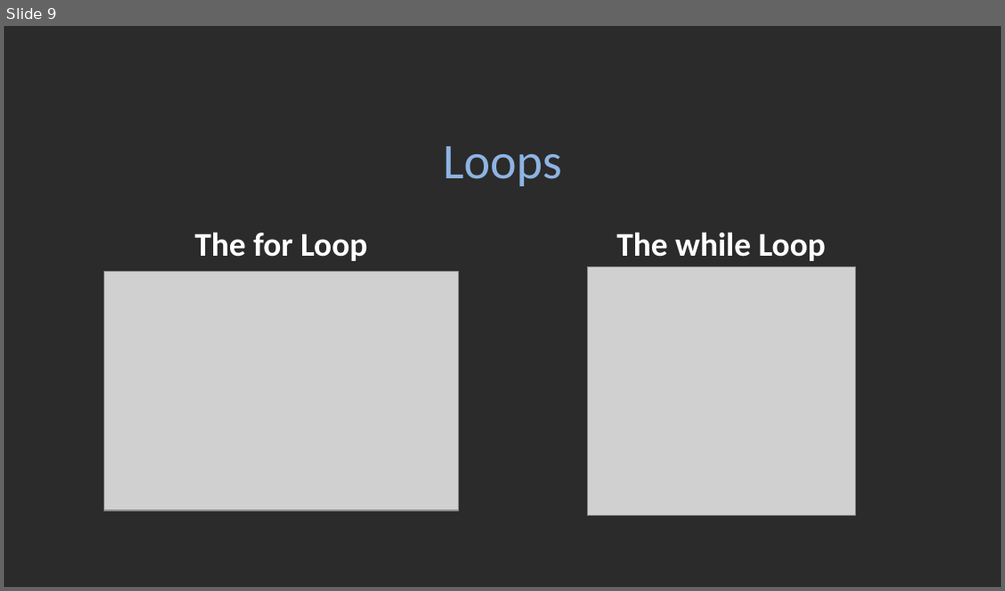
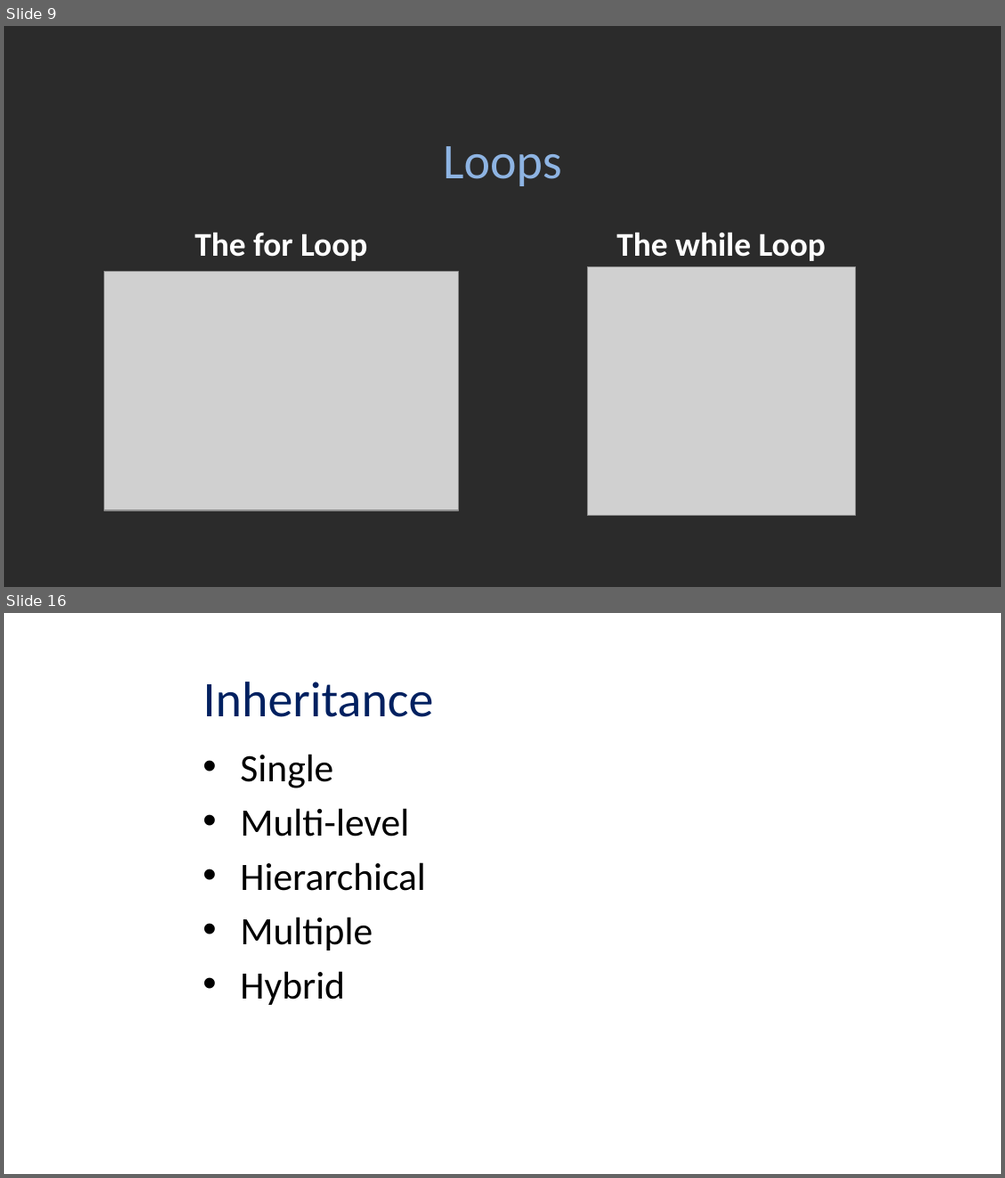
Before and after one commit to doanthanhnhan/learningPY, a slide deck: 2021_PY_Slide.pptx. Shown one above the other, each under a label of ours: slide 9 before the commit, slides 9 and 16 after it; the slides between them are not shown. The pictures are 1005x591 and 1005x1178 pixels, drawn with LibreOffice and Linux fonts; fonts in the diff are those of the drawing; grey boxes stand for pictures; background and template pictures are left out; a plain dark background stands for a picture behind light text. Boxes give left, top, right and bottom in pixels: in the first picture for what was removed or moved away, otherwise in the second. Text is boxed around its words. In the diff, an @@ line names an element or a change of style, - is before the commit and + after.

```diff
--- a/2021_PY_Slide.pptx
+++ b/2021_PY_Slide.pptx
@@ slide 16 added at (x1=4, y1=613, x2=1001, y2=1174), background picture (left out) @@
@@ title added at (x1=203, y1=682, x2=434, y2=717), 36 pt, text #002060 @@
+Inheritance
@@ text added at (x1=240, y1=754, x2=425, y2=1005), 28 pt, text #000000 @@
+• Single
+• Multi-level
+• Hierarchical
+• Multiple
+• Hybrid
```
Also in this commit, not shown: 10 other slides added, 5 slides removed.
